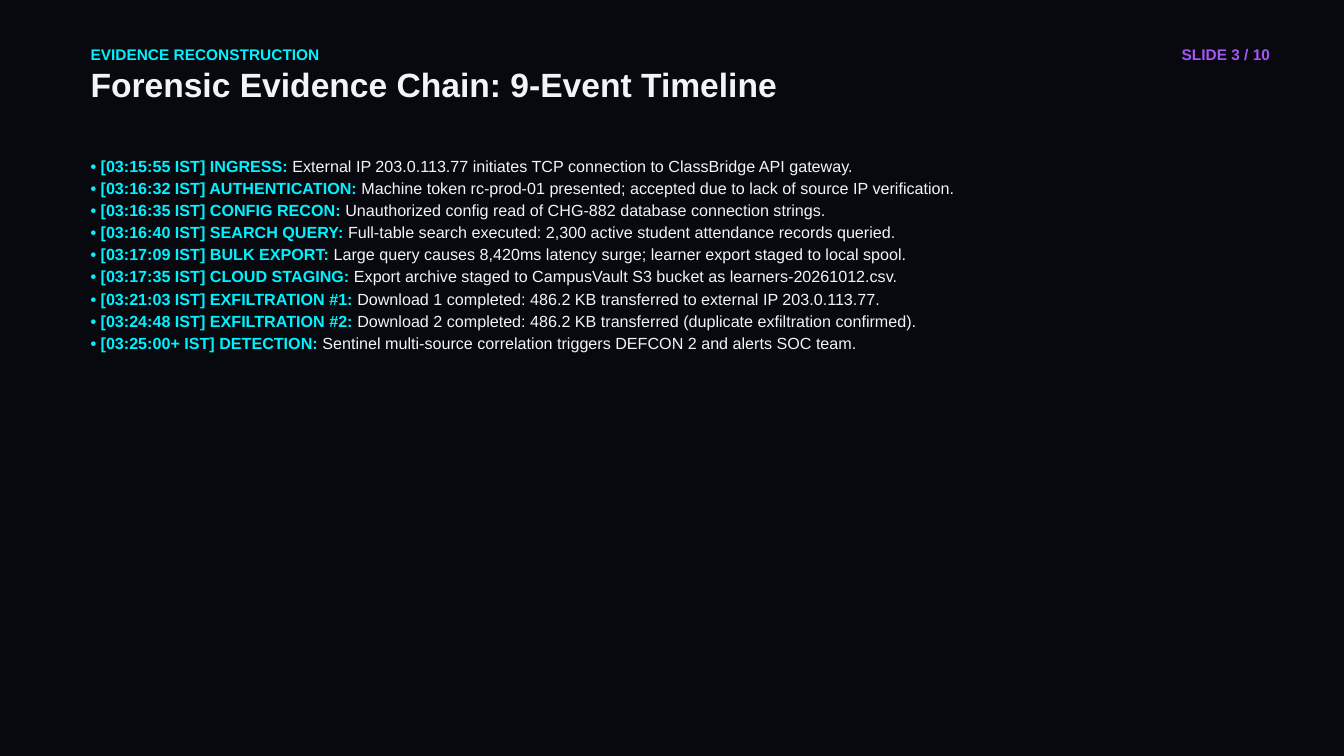
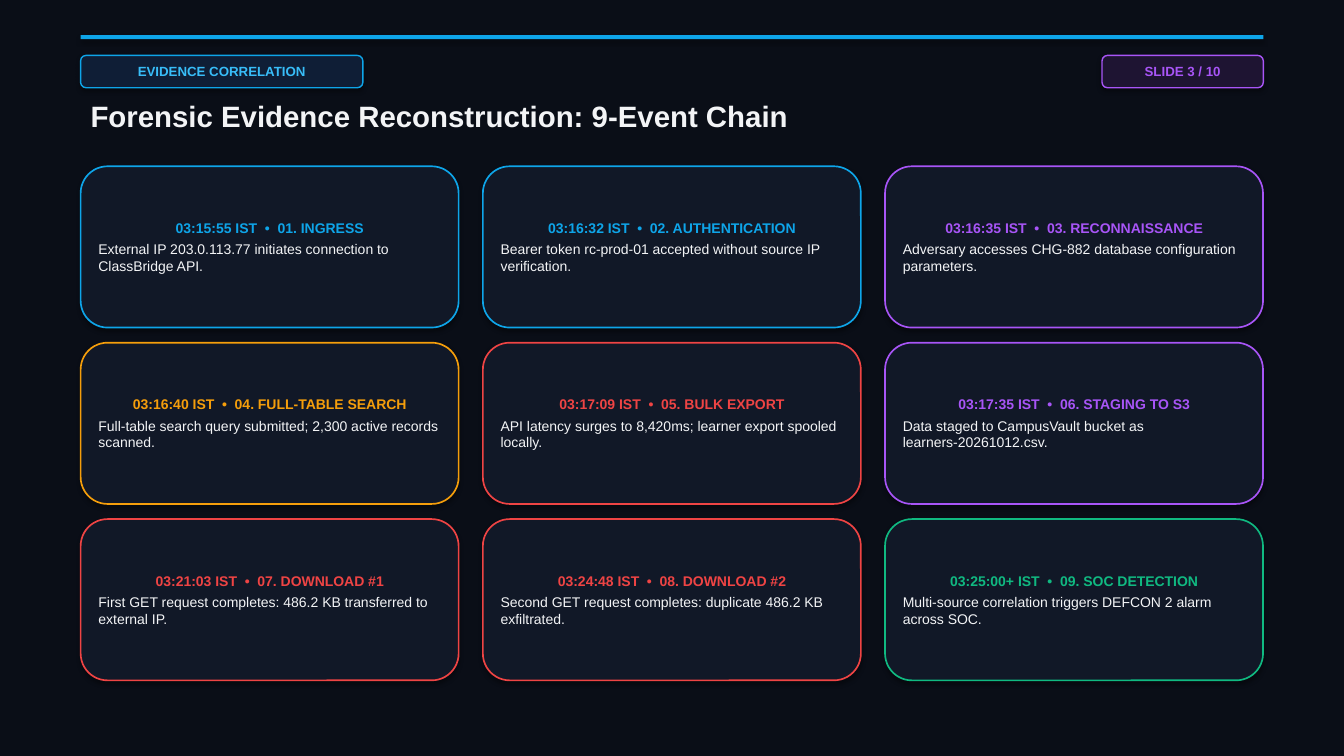
Before and after one commit to Heman-123/Northstar-Sentinel, a slide deck: slide 3 of CRIMEATHON_26_PRESENTATION_DECK.pptx. Drawn at 1344x756 pixels with LibreOffice and Linux fonts; fonts in the diff are those of the drawing. Boxes give left, top, right and bottom in pixels: in the first picture for what was removed or moved away, otherwise in the second. Text is boxed around its words. In the diff, an @@ line names an element or a change of style, - is before the commit and + after.

Commit message:
refactor: executive designer-grade 10-slide PPTX with cards, tables, and visual layout

```diff
--- a/CRIMEATHON_26_PRESENTATION_DECK.pptx
+++ b/CRIMEATHON_26_PRESENTATION_DECK.pptx
@@ background #07090E to #0A0E17 @@
@@ rectangle added at [81, 35, 1263, 39], fill #0EA5E9 @@
@@ rounded rectangle added at [81, 55, 363, 88], fill #0F1E36, outline #0EA5E9 1 pt, 9.5 pt, text #38BDF8, bold @@
+EVIDENCE CORRELATION
@@ rounded rectangle "SLIDE 3 / 10": place and size @@
-rounded rectangle "SLIDE 3 / 10" at [1182, 49, 1270, 60]
+rounded rectangle "SLIDE 3 / 10" at [1102, 55, 1263, 88]
@@ rounded rectangle "SLIDE 3 / 10" at [1102, 55, 1263, 88]: size 11 to 9.5 pt; alignment right to centre; vertical alignment top to middle; fill none to #1E1432; outline none to #A855F7 1 pt; shadow on @@
@@ text at [91, 105, 788, 128]: text changed; size 24 to 21 pt; text colour #F1F5F9 to #F3F4F6 @@
-EVIDENCE RECONSTRUCTION
-Forensic Evidence Chain: 9-Event Timeline
+Forensic Evidence Reconstruction: 9-Event Chain
@@ rounded rectangle added at [81, 166, 459, 328], fill #111827, outline #0EA5E9 1.2 pt, 10 pt, text #F3F4F6 @@
+03:15:55 IST • 01. INGRESS
+External IP 203.0.113.77 initiates connection to ClassBridge API.
@@ text removed at [101, 160, 955, 353] @@
-• [03:15:55 IST] INGRESS: External IP 203.0.113.77 initiates TCP connection to ClassBridge API gateway.
-• [03:16:32 IST] AUTHENTICATION: Machine token rc-prod-01 presented; accepted due to lack of source IP verification.
-• [03:16:35 IST] CONFIG RECON: Unauthorized config read of CHG-882 database connection strings.
-• [03:16:40 IST] SEARCH QUERY: Full-table search executed: 2,300 active student attendance records queried.
-• [03:17:09 IST] BULK EXPORT: Large query causes 8,420ms latency surge; learner export staged to local spool.
-• [03:17:35 IST] CLOUD STAGING: Export archive staged to CampusVault S3 bucket as learners-20261012.csv.
-• [03:21:03 IST] EXFILTRATION #1: Download 1 completed: 486.2 KB transferred to external IP 203.0.113.77.
-• [03:24:48 IST] EXFILTRATION #2: Download 2 completed: 486.2 KB transferred (duplicate exfiltration confirmed).
-• [03:25:00+ IST] DETECTION: Sentinel multi-source correlation triggers DEFCON 2 and alerts SOC team.
@@ rounded rectangle added at [483, 166, 861, 328], fill #111827, outline #0EA5E9 1.2 pt, 10 pt, text #F3F4F6 @@
+03:16:32 IST • 02. AUTHENTICATION
+Bearer token rc-prod-01 accepted without source IP verification.
@@ rounded rectangle added at [885, 166, 1263, 328], fill #111827, outline #A855F7 1.2 pt, 10 pt, text #F3F4F6 @@
+03:16:35 IST • 03. RECONNAISSANCE
+Adversary accesses CHG-882 database configuration parameters.
@@ rounded rectangle added at [81, 343, 459, 504], fill #111827, outline #F59E0B 1.2 pt, 10 pt, text #F3F4F6 @@
+03:16:40 IST • 04. FULL-TABLE SEARCH
+Full-table search query submitted; 2,300 active records scanned.
@@ rounded rectangle added at [483, 343, 861, 504], fill #111827, outline #EF4444 1.2 pt, 10 pt, text #F3F4F6 @@
+03:17:09 IST • 05. BULK EXPORT
+API latency surges to 8,420ms; learner export spooled locally.
@@ rounded rectangle added at [885, 343, 1263, 504], fill #111827, outline #A855F7 1.2 pt, 10 pt, text #F3F4F6 @@
+03:17:35 IST • 06. STAGING TO S3
+Data staged to CampusVault bucket as learners-20261012.csv.
@@ rounded rectangle added at [81, 519, 459, 681], fill #111827, outline #EF4444 1.2 pt, 10 pt, text #F3F4F6 @@
+03:21:03 IST • 07. DOWNLOAD #1
+First GET request completes: 486.2 KB transferred to external IP.
@@ rounded rectangle added at [483, 519, 861, 681], fill #111827, outline #EF4444 1.2 pt, 10 pt, text #F3F4F6 @@
+03:24:48 IST • 08. DOWNLOAD #2
+Second GET request completes: duplicate 486.2 KB exfiltrated.
@@ rounded rectangle added at [885, 519, 1263, 681], fill #111827, outline #10B981 1.2 pt, 10 pt, text #F3F4F6 @@
+03:25:00+ IST • 09. SOC DETECTION
+Multi-source correlation triggers DEFCON 2 alarm across SOC.
```
Also in this commit, not shown: 7 other slides changed, 2 slides added, 2 slides removed, 2 other files.
